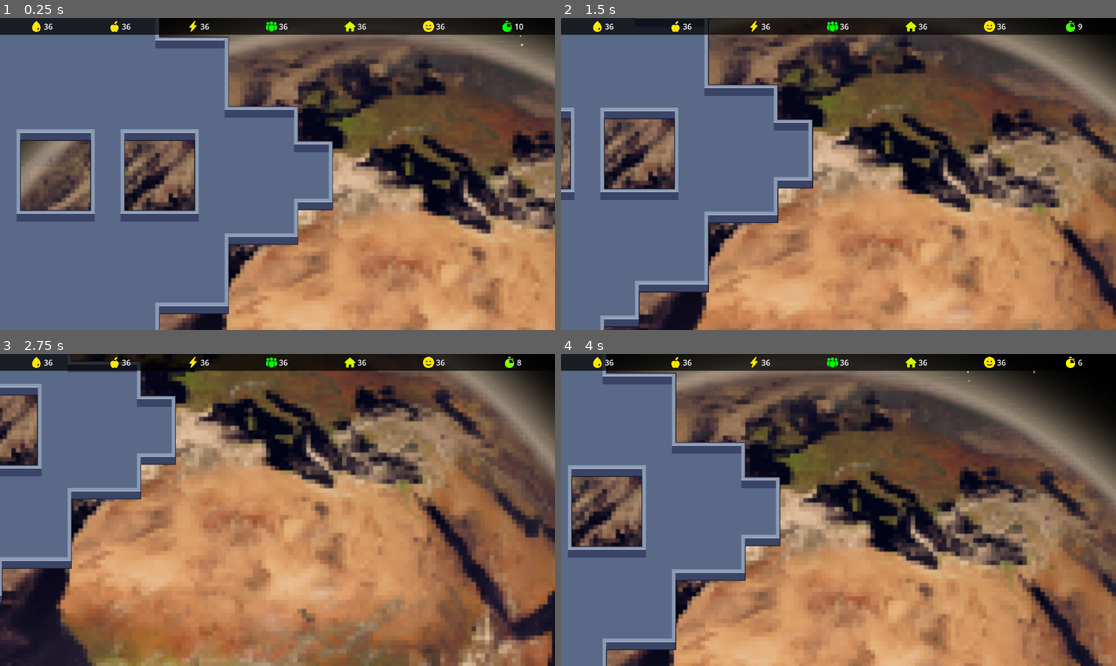
Above: before the commit, frames 1-4 (two rows, left to right).
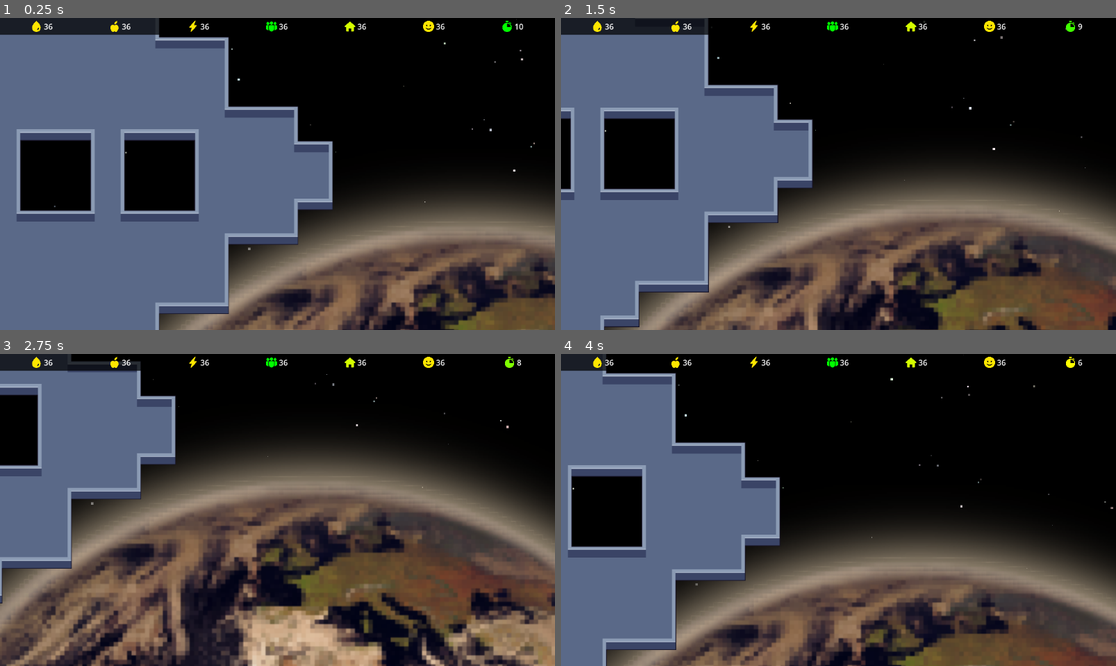
Above: after the commit, the same moments.

Repository: lmagitem-games/ld54
Game: Godot game, scene res://scenes/main.tscn
Two runs of this game, one before a commit and one after it. Both use one fixed random seed, a clock stepped at 60 frames per second and the inputs below.
Inputs:
- Up to frame 1 (0.25 s): no input
- Up to frame 2 (1.5 s): tap Enter at 0.5 s; hold Right (ui_right) 0.53-1.28 s; hold Down (ui_down) from 1.28 s (still down)
- Up to frame 3 (2.75 s): release Down (ui_down) at 2.03 s; hold Right (ui_right) from 2.03 s (still down)
- Up to frame 4 (4 s): release Right (ui_right) at 2.78 s; hold Up (ui_up) 2.78-3.53 s; hold Left (ui_left) from 3.53 s (still down)

The runs differ from the first frame. In frame 1, 55% of the frame differs, in the area x 3-100%, y 0-100%; in frame 2, 67%; in frame 3, 78%, in the area x 0-100%, y 0-100%; in frame 4, 69%.

Commit message:
Spaceship movement

Diff:
--- /dev/null
+++ b/scenes/hovering.gd
@@ -0,0 +1,16 @@
+extends Node2D
+
+@export var float_speed: float = 1.0  # Speed of the floating movement
+@export var float_range: float = 20.0  # Range of the floating movement
+
+var origin_y: float
+var time_passed: float = 0.0  # Time passed since the start
+
+func _ready():
+	origin_y = position.y
+
+func _process(delta):
+	time_passed += delta * float_speed  # Increment the time_passed by the elapsed time multiplied by speed
+
+	var float_offset = cos(time_passed) * float_range  # Calculate the float offset using cosine function for smooth oscillation
+	position.y = origin_y + float_offset  # Update the position with the calculated offset
--- a/scenes/main.tscn
+++ b/scenes/main.tscn
@@ -1,6 +1,7 @@
-[gd_scene load_steps=14 format=3 uid="uid://c7hlor1u46rej"]
+[gd_scene load_steps=15 format=3 uid="uid://c7hlor1u46rej"]
 
 [ext_resource type="Script" path="res://scripts/stars.gd" id="1_06kfn"]
+[ext_resource type="Script" path="res://scenes/hovering.gd" id="2_0n7d8"]
 [ext_resource type="Texture2D" uid="uid://ciwjxju8uek1r" path="res://assets/Earth.png" id="2_00tmi"]
 [ext_resource type="Script" path="res://scripts/timer.gd" id="2_5db6h"]
 [ext_resource type="PackedScene" uid="uid://baxq1ulivpmbv" path="res://scenes/map.tscn" id="3_fu177"]
@@ -19,23 +20,20 @@
 [node name="Timer" type="Timer" parent="."]
 script = ExtResource("2_5db6h")
 
-[node name="Stars" type="Node2D" parent="."]
+[node name="Background" type="Node2D" parent="."]
+script = ExtResource("2_0n7d8")
+float_speed = 0.05
+
+[node name="Stars" type="Node2D" parent="Background"]
 script = ExtResource("1_06kfn")
 star_count = 1000
 
-[node name="Earth" type="Sprite2D" parent="."]
-position = Vector2(673, 739)
+[node name="Earth" type="Sprite2D" parent="Background"]
+position = Vector2(833, 1000)
 scale = Vector2(2.06096, 2.06096)
 texture = ExtResource("2_00tmi")
 
 [node name="Map" parent="." instance=ExtResource("3_fu177")]
-
-[node name="Camera2D" type="Camera2D" parent="."]
-position = Vector2(564, 333)
-zoom = Vector2(1.5, 1.5)
-script = ExtResource("4_54lj1")
-speed = 1000.0
-smooth_factor = 0.15
 
 [node name="CanvasLayer" type="CanvasLayer" parent="."]
 
@@ -169,3 +167,10 @@
 [node name="TimerValue" type="Label" parent="CanvasLayer/Control/PanelContainer/Resources/TimerResource"]
 layout_mode = 2
 text = "36"
+
+[node name="Camera2D" type="Camera2D" parent="."]
+position = Vector2(564, 333)
+zoom = Vector2(1.5, 1.5)
+script = ExtResource("4_54lj1")
+speed = 1000.0
+smooth_factor = 0.15
